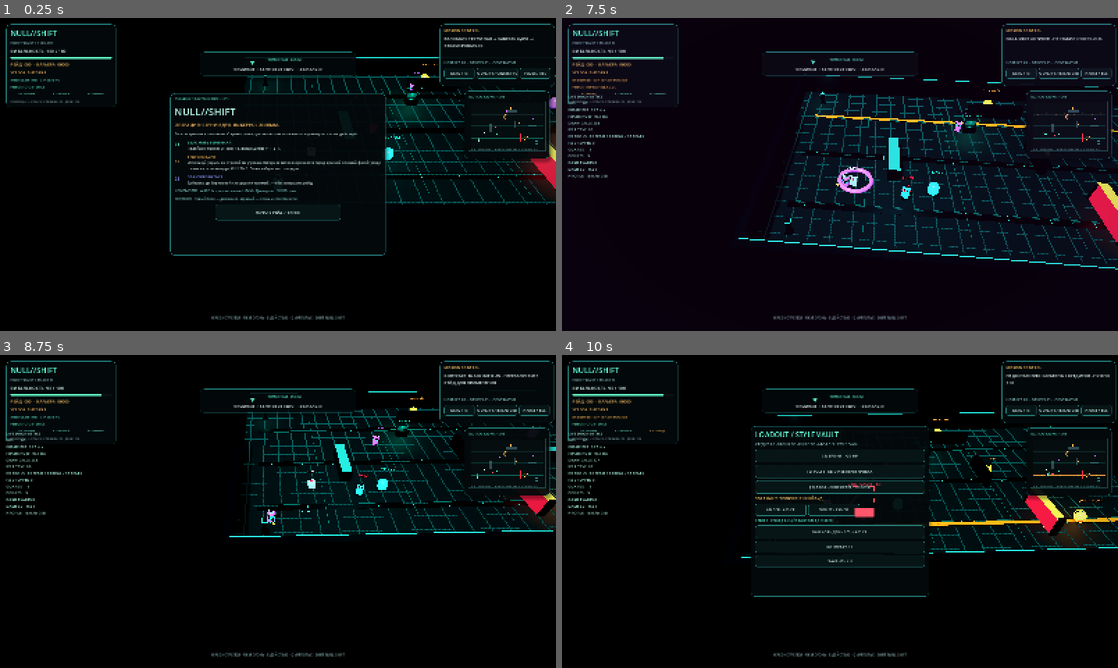
Above: before the commit, frames 1-4 (two rows, left to right).
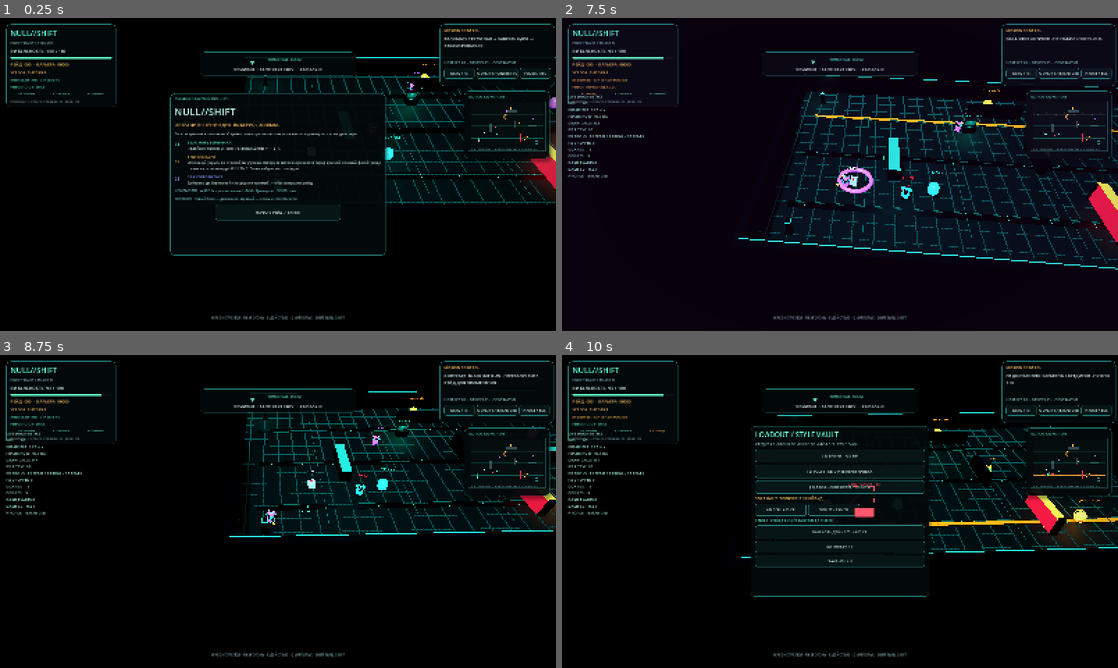
Above: after the commit, the same moments.

Repository: HADJAL001/osgard-world
Game: Godot game, scene res://scenes/main.tscn
The game is run twice, just before and just after one commit, with the same random seed, the same clock (stepped at 60 frames per second) and the same inputs.
Inputs (mouse positions are in pixels of both pictures, inside the frame that each line leads up to):
- Up to frame 1 (0.25 s): no input
- Up to frame 2 (7.5 s): click "НАЧАТЬ РЕЙД / ENTER" at 0.5 s; click "DIAG / F3" at 1.25 s; click "QUALITY / CINEMATIC" at 2 s; tap Enter at 2.75, 2.85 s; move the mouse to (962, 158) at 2.77 s; hold Right 2.78-3.53 s; click (962, 158) at 2.92 s; tap Space at 3.02, 3.77, 6.02, 6.77 s; move the mouse to (728, 190) at 3.52 s; hold Down 3.53-4.28 s; tap Keypad Enter at 3.6 s; move the mouse to (895, 105) at 4.27 s; hold Right 4.28-5 s; tap H at 4.35 s; click "НАЧАТЬ РЕЙД / ENTER" at 5 s; move the mouse to (812, 237) at 5.77 s; hold Up 5.78-6.53 s; tap E at 5.85 s; click (812, 237) at 5.92 s; move the mouse to (1006, 221) at 6.52 s; hold Left from 6.53 s (still down); tap Q at 6.6 s; move the mouse to (673, 127) at 7.27 s; tap Shift at 7.35 s
- Up to frame 3 (8.75 s): tap Space at 7.52 s; move the mouse to (305, 511) at 8.02 s; release Left at 8.03 s; hold Down from 8.03 s (still down); tap C at 8.1 s; click (305, 511) at 8.17 s
- Up to frame 4 (10 s): move the mouse to (756, 433) at 8.77 s; release Down at 8.78 s; hold Right 8.78-9.53 s; tap U at 8.85 s; tap Space at 9.02, 9.77 s; move the mouse to (962, 495) at 9.52 s; hold Up from 9.53 s (still down); tap 1 at 9.6 s

The runs differ from the first frame. In frame 1, less than 0.1% of the frame differs, in the area x 73-75%, y 20-22%; in frame 2, less than 0.1%, in the area x 5-72%, y 32-57%; in frame 3, less than 0.1%; in frame 4, less than 0.1%.

Commit message:
Add layered hero and guard armour to Godot scene

Diff:
--- a/godot/null-shift/scripts/main.gd
+++ b/godot/null-shift/scripts/main.gd
@@ -870,7 +870,14 @@
 	parent.add_child(visual)
 	return visual
 
-func _add_sphere_mesh(parent: Node3D, node_name: String, at: Vector3, radius: float, height: float, material: Material) -> MeshInstance3D:
+func _add_detail_cube(parent: Node3D, node_name: String, local_position: Vector3, size: Vector3, material: Material, casts_shadow: bool = false) -> MeshInstance3D:
+	var visual: MeshInstance3D = _add_cube(parent, local_position, size, material)
+	visual.name = node_name
+	if casts_shadow:
+		visual.cast_shadow = GeometryInstance3D.SHADOW_CASTING_SETTING_ON
+	return visual
+
+func _add_sphere_mesh(parent: Node3D, node_name: String, at: Vector3, radius: float, height: float, material: Material, casts_shadow: bool = false) -> MeshInstance3D:
 	var mesh := SphereMesh.new()
 	mesh.radius = radius
 	mesh.height = height
@@ -879,7 +886,7 @@
 	visual.mesh = mesh
 	visual.material_override = material
 	visual.position = at
-	visual.cast_shadow = GeometryInstance3D.SHADOW_CASTING_SETTING_OFF
+	visual.cast_shadow = GeometryInstance3D.SHADOW_CASTING_SETTING_ON if casts_shadow else GeometryInstance3D.SHADOW_CASTING_SETTING_OFF
 	parent.add_child(visual)
 	return visual
 
@@ -952,6 +959,22 @@
 	_add_cube(operator_rig, Vector3(0.38, 0.34, -0.02), Vector3(0.23, 0.25, 0.32), materials["cyan_dark"])
 	_add_cube(operator_rig, Vector3(-0.31, 0.08, -0.29), Vector3(0.16, 0.2, 0.26), materials["wall_trim"])
 	_add_cube(operator_rig, Vector3(0.31, 0.08, -0.29), Vector3(0.16, 0.2, 0.26), materials["wall_trim"])
+	# Layered exosuit plates: visual-only geometry leaves collision and combat unchanged.
+	_add_detail_cube(operator_rig, "OperatorChestShell", Vector3(0.0, 0.285, -0.535), Vector3(0.43, 0.19, 0.045), materials["wall_trim"], true)
+	_add_detail_cube(operator_rig, "OperatorChestInset", Vector3(0.0, 0.29, -0.563), Vector3(0.245, 0.105, 0.016), materials["cyan_dark"])
+	_add_detail_cube(operator_rig, "OperatorChestGlyph", Vector3(0.0, 0.29, -0.574), Vector3(0.035, 0.066, 0.009), materials["white"])
+	_add_detail_cube(operator_rig, "OperatorChestWing_L", Vector3(-0.247, 0.29, -0.51), Vector3(0.065, 0.15, 0.035), materials["black"])
+	_add_detail_cube(operator_rig, "OperatorChestWing_R", Vector3(0.247, 0.29, -0.51), Vector3(0.065, 0.15, 0.035), materials["black"])
+	var operator_shoulder_left: MeshInstance3D = _add_sphere_mesh(operator_rig, "OperatorShoulder_L", Vector3(-0.38, 0.37, -0.035), 0.19, 0.29, materials["wall_trim"], true)
+	operator_shoulder_left.scale = Vector3(1.12, 0.7, 1.0)
+	var operator_shoulder_right: MeshInstance3D = _add_sphere_mesh(operator_rig, "OperatorShoulder_R", Vector3(0.38, 0.37, -0.035), 0.19, 0.29, materials["wall_trim"], true)
+	operator_shoulder_right.scale = Vector3(1.12, 0.7, 1.0)
+	_add_detail_cube(operator_rig, "OperatorShoulderSignal_L", Vector3(-0.395, 0.405, -0.16), Vector3(0.12, 0.035, 0.07), materials["cyan"])
+	_add_detail_cube(operator_rig, "OperatorShoulderSignal_R", Vector3(0.395, 0.405, -0.16), Vector3(0.12, 0.035, 0.07), materials["amber"])
+	_add_detail_cube(operator_rig, "OperatorBackpackShell", Vector3(0.0, 0.29, 0.405), Vector3(0.42, 0.42, 0.16), materials["black"], true)
+	_add_detail_cube(operator_rig, "OperatorBackCell_L", Vector3(-0.135, 0.31, 0.5), Vector3(0.075, 0.28, 0.035), materials["cyan"])
+	_add_detail_cube(operator_rig, "OperatorBackCell_R", Vector3(0.135, 0.31, 0.5), Vector3(0.075, 0.28, 0.035), materials["cyan"])
+	_add_detail_cube(operator_rig, "OperatorBackSpine", Vector3(0.0, 0.29, 0.493), Vector3(0.045, 0.31, 0.02), materials["wall_trim"])
 	for leg_index in range(2):
 		var side: float = -1.0 if leg_index == 0 else 1.0
 		var leg_pivot := Node3D.new()
@@ -960,6 +983,8 @@
 		operator_rig.add_child(leg_pivot)
 		_add_cube(leg_pivot, Vector3(0.0, -0.27, 0.0), Vector3(0.23, 0.2, 0.32), materials["black"])
 		_add_cube(leg_pivot, Vector3(0.0, -0.365, -0.075), Vector3(0.25, 0.085, 0.42), materials["wall_trim"])
+		_add_detail_cube(leg_pivot, "OperatorKneePlate_L" if leg_index == 0 else "OperatorKneePlate_R", Vector3(0.0, -0.12, -0.15), Vector3(0.19, 0.13, 0.055), materials["cyan_dark"])
+		_add_detail_cube(leg_pivot, "OperatorKneeSignal_L" if leg_index == 0 else "OperatorKneeSignal_R", Vector3(0.0, -0.12, -0.181), Vector3(0.09, 0.025, 0.012), materials["amber"] if leg_index == 1 else materials["cyan"])
 		operator_leg_pivots.append(leg_pivot)
 	_add_cube(operator_rig, Vector3(0.0, 0.12, 0.31), Vector3(0.42, 0.45, 0.2), materials["black"])
 	_add_cube(operator_rig, Vector3(-0.15, 0.15, 0.42), Vector3(0.06, 0.31, 0.035), materials["cyan"])
@@ -1046,6 +1071,26 @@
 	_add_cube(body, Vector3(-0.35, 0.34, -0.02), Vector3(0.2, 0.22, 0.28), role_material)
 	_add_cube(body, Vector3(0.35, 0.34, -0.02), Vector3(0.2, 0.22, 0.28), role_material)
 	_add_cube(body, Vector3(0.0, 0.16, -0.31), Vector3(0.5, 0.28, 0.075), materials["wall_trim"])
+	# Role-coded plates make enemies readable at combat distance.
+	var guard_accent: Material = materials["gold"] if is_warden else (materials["cyan"] if role == "RANGER" else (materials["violet"] if role == "STALKER" else materials["amber"]))
+	var guard_plate_scale: float = 1.18 if is_warden or role == "HEAVY" else 1.0
+	_add_detail_cube(body, "GuardChestShell", Vector3(0.0, 0.285, -0.365), Vector3(0.37, 0.19, 0.04), materials["wall"], true)
+	_add_detail_cube(body, "GuardChestCore", Vector3(0.0, 0.29, -0.389), Vector3(0.19, 0.075, 0.014), guard_accent)
+	_add_detail_cube(body, "GuardChestVent_L", Vector3(-0.12, 0.29, -0.39), Vector3(0.025, 0.07, 0.012), materials["black"])
+	_add_detail_cube(body, "GuardChestVent_R", Vector3(0.12, 0.29, -0.39), Vector3(0.025, 0.07, 0.012), materials["black"])
+	var guard_shoulder_left: MeshInstance3D = _add_sphere_mesh(body, "GuardShoulder_L", Vector3(-0.38, 0.37, -0.035), 0.19 * guard_plate_scale, 0.29 * guard_plate_scale, materials["wall_trim"], true)
+	guard_shoulder_left.scale = Vector3(1.12, 0.7, 1.0)
+	var guard_shoulder_right: MeshInstance3D = _add_sphere_mesh(body, "GuardShoulder_R", Vector3(0.38, 0.37, -0.035), 0.19 * guard_plate_scale, 0.29 * guard_plate_scale, materials["wall_trim"], true)
+	guard_shoulder_right.scale = Vector3(1.12, 0.7, 1.0)
+	_add_detail_cube(body, "GuardShoulderSignal_L", Vector3(-0.395, 0.405, -0.16), Vector3(0.12, 0.035, 0.07), guard_accent)
+	_add_detail_cube(body, "GuardShoulderSignal_R", Vector3(0.395, 0.405, -0.16), Vector3(0.12, 0.035, 0.07), materials["wall_trim"] if is_warden else guard_accent)
+	_add_detail_cube(body, "GuardBackpackShell", Vector3(0.0, 0.31, 0.405), Vector3(0.4 * guard_plate_scale, 0.39 * guard_plate_scale, 0.16), materials["black"], true)
+	_add_detail_cube(body, "GuardBackCell_L", Vector3(-0.13, 0.32, 0.5), Vector3(0.075, 0.26, 0.035), guard_accent)
+	_add_detail_cube(body, "GuardBackCell_R", Vector3(0.13, 0.32, 0.5), Vector3(0.075, 0.26, 0.035), guard_accent)
+	_add_detail_cube(body, "GuardBackSpine", Vector3(0.0, 0.31, 0.493), Vector3(0.045, 0.29, 0.02), materials["wall_trim"])
+	_add_detail_cube(body, "GuardUtilityBelt", Vector3(0.0, 0.065, -0.19), Vector3(0.5, 0.095, 0.11), materials["black"])
+	_add_detail_cube(body, "GuardUtilityPouch_L", Vector3(-0.17, 0.055, -0.255), Vector3(0.09, 0.105, 0.055), guard_accent)
+	_add_detail_cube(body, "GuardUtilityPouch_R", Vector3(0.17, 0.055, -0.255), Vector3(0.09, 0.105, 0.055), guard_accent)
 	_add_sphere_mesh(body, "GuardHelmet", Vector3(0.0, 0.67, -0.025), 0.23 if not is_warden else 0.28, 0.44 if not is_warden else 0.52, materials["black"])
 	var hit_feedback := Label3D.new()
 	hit_feedback.name = "HitFeedback"
@@ -1087,6 +1132,8 @@
 		_add_cube(leg_pivot, Vector3(0.0, -0.17, 0.025), Vector3(0.19, 0.38, 0.23), materials["black"])
 		_add_cube(leg_pivot, Vector3(0.0, -0.345, -0.075), Vector3(0.23, 0.10, 0.38), materials["wall_trim"] if role != "STALKER" else materials["violet"])
 		_add_cube(leg_pivot, Vector3(0.0, -0.075, -0.105), Vector3(0.205, 0.09, 0.035), role_material)
+		_add_detail_cube(leg_pivot, "GuardKneePlate_L" if leg_index == 0 else "GuardKneePlate_R", Vector3(0.0, -0.12, -0.14), Vector3(0.18, 0.13, 0.055), materials["wall_trim"])
+		_add_detail_cube(leg_pivot, "GuardKneeSignal_L" if leg_index == 0 else "GuardKneeSignal_R", Vector3(0.0, -0.12, -0.171), Vector3(0.09, 0.025, 0.012), guard_accent)
 		leg_pivots.append(leg_pivot)
 	var arm_pivots: Array[Node3D] = []
 	for arm_index in range(2):
